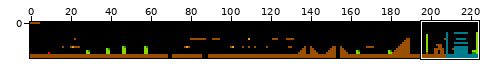
One commit to this sprite sheet: res/platformer/maps/level_002.png. Above: a wide view before the commit, with the close-up outlined.
Close-up. Before the commit:
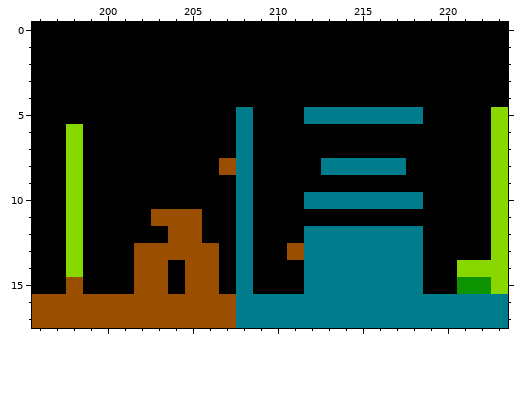
The file is 224x18 pixels. Shown: x 196..223, y 0..17.
The same view after the edit:
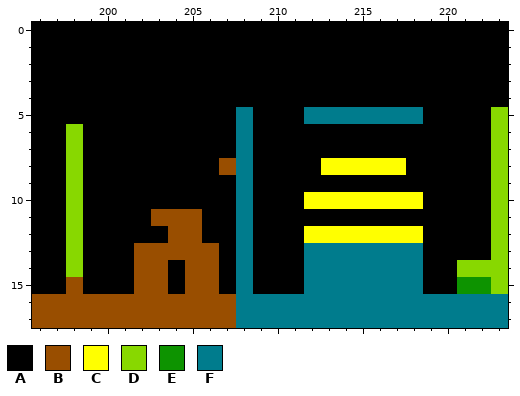
Palette (. is transparent): A #000000  B #994e00  C #ffff00  D #88d800  E #0d9300  F #007c8d
Difference:
@@ x 209..220 @@
  7 AAAAAAAAAAAA
- 8 AAAAFFFFFAAA
+ 8 AAAACCCCCAAA
  9 AAAAAAAAAAAA
-10 AAAFFFFFFFAA
+10 AAACCCCCCCAA
 11 AAAAAAAAAAAA
-12 AAAFFFFFFFAA
-13 AABFFFFFFFAA
+12 AAACCCCCCCAA
+13 AAAFFFFFFFAA
 14 AAAFFFFFFFAA
Where, in picture pixels (left, top, right, bottom), the same in both close-ups:
changed: (287, 158, 423, 260)
